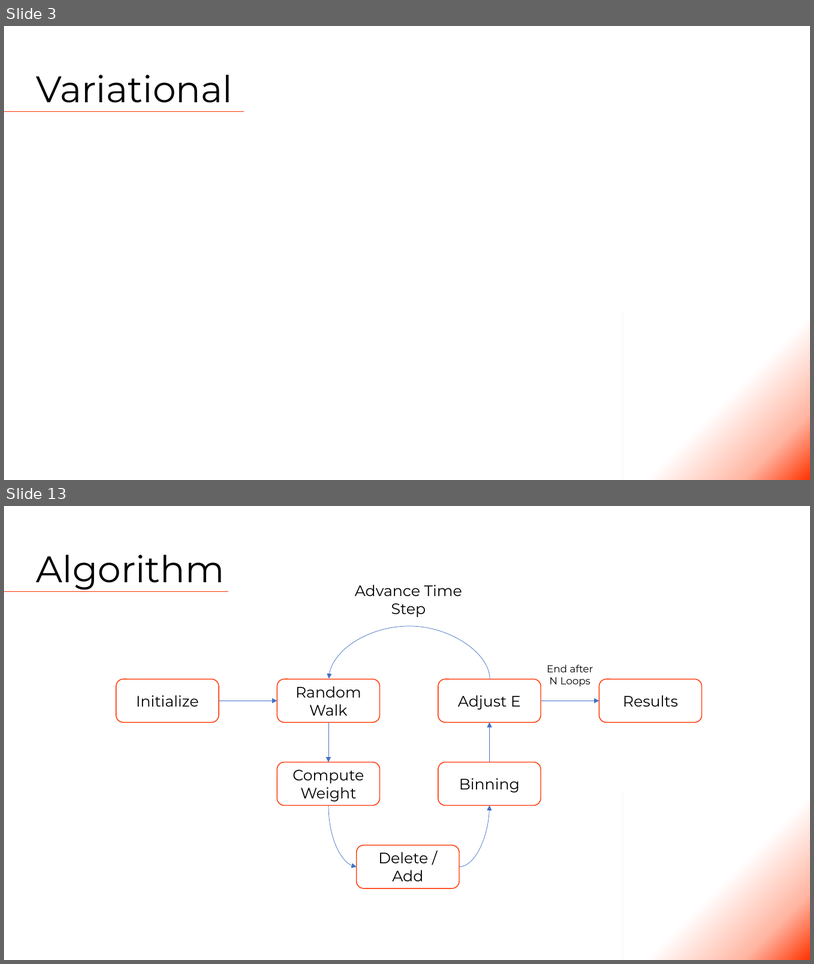
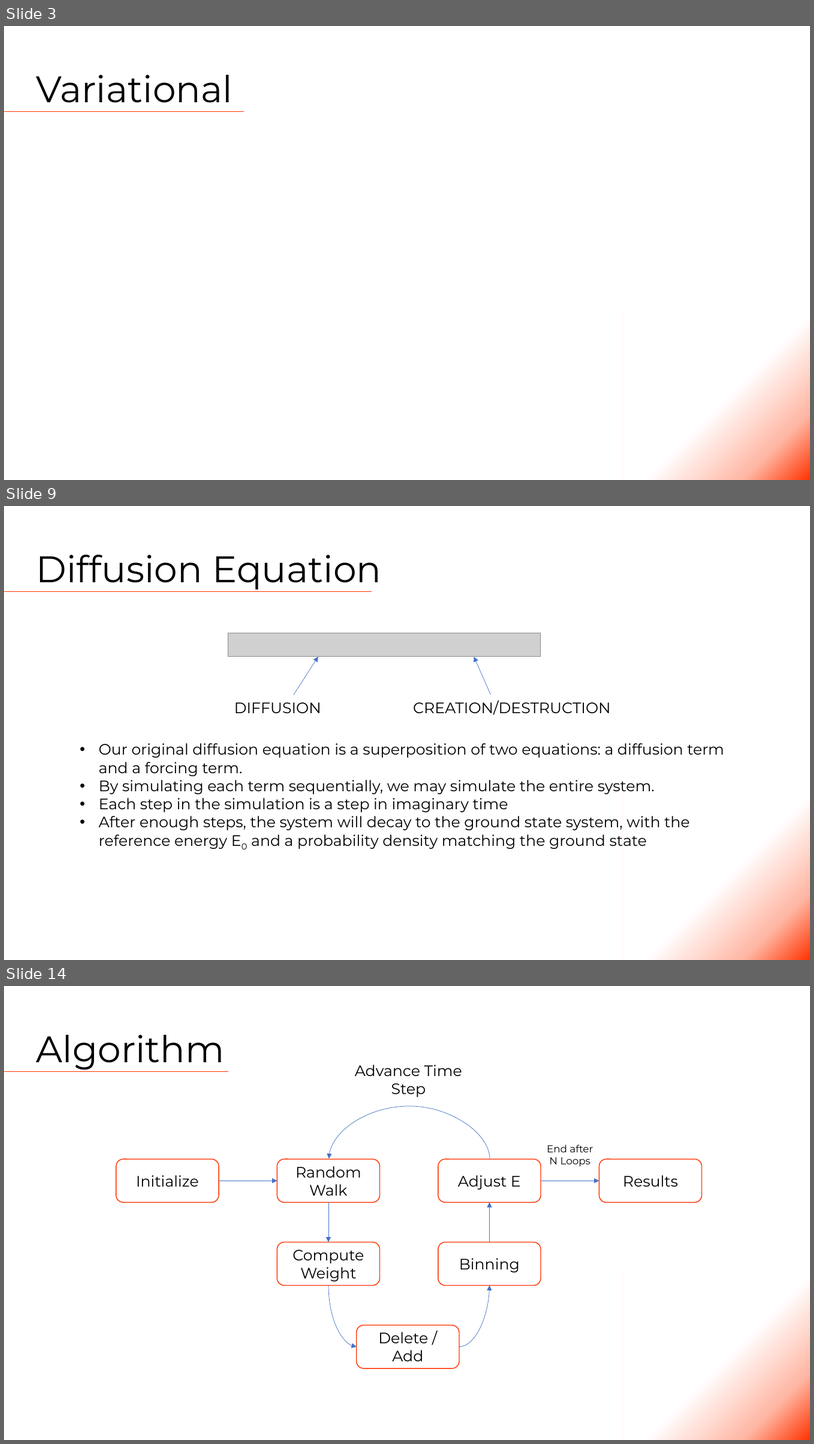
Before and after one commit to Tsintsuntsini/PHYS_581, a slide deck: Presentation1/Quantum Monte Carlo.pptm. Shown one above the other, each under a label of ours: slides 3 and 13 before the commit, slides 3, 9 and 14 after it; the slides between them are not shown. The pictures are 814x964 and 814x1444 pixels, drawn with LibreOffice and Linux fonts; fonts in the diff are those of the drawing; grey boxes stand for pictures. Boxes give left, top, right and bottom in pixels: in the first picture for what was removed or moved away, otherwise in the second. Text is boxed around its words. In the diff, an @@ line names an element or a change of style, - is before the commit and + after.

```diff
--- a/Presentation1/Quantum Monte Carlo.pptm
+++ b/Presentation1/Quantum Monte Carlo.pptm
@@ slide 9 added at (4, 506, 810, 960), background #FFFFFF @@
@@ title added at (36, 555, 381, 589), 44 pt, text #000000 @@
+Diffusion Equation
@@ line added from (4, 592) to (372, 592), #FF3300 0.5 pt @@
@@ picture added at (228, 633, 541, 657) @@
@@ arrow added from (294, 695) to (318, 657), #4472C4 0.5 pt @@
@@ arrow added from (491, 695) to (474, 657), #4472C4 0.5 pt @@
@@ text added at (234, 702, 321, 713), 18 pt, text #000000 @@
+DIFFUSION
@@ text added at (413, 700, 611, 715), 18 pt, text #000000 @@
+CREATION/DESTRUCTION
@@ text added at (99, 743, 725, 849), 18 pt, text #000000 @@
+• Our original diffusion equation is a superposition of two equations: a diffusion term and a forcing term.
+• By simulating each term sequentially, we may simulate the entire system.
+• Each step in the simulation is a step in imaginary time
+• After enough steps, the system will decay to the ground state system, with the reference energy E0 and a probability density matching the ground state
@@ rectangle added at (623, 793, 810, 960), fill gradient #FF3300 to #FFB6A3 to #FFFFFF @@
@@ what was slide 13 is now slide 14 @@
```
Also in this commit, not shown: 2 slides changed, 7 other slides added, 7 slides removed, 7 other files.
